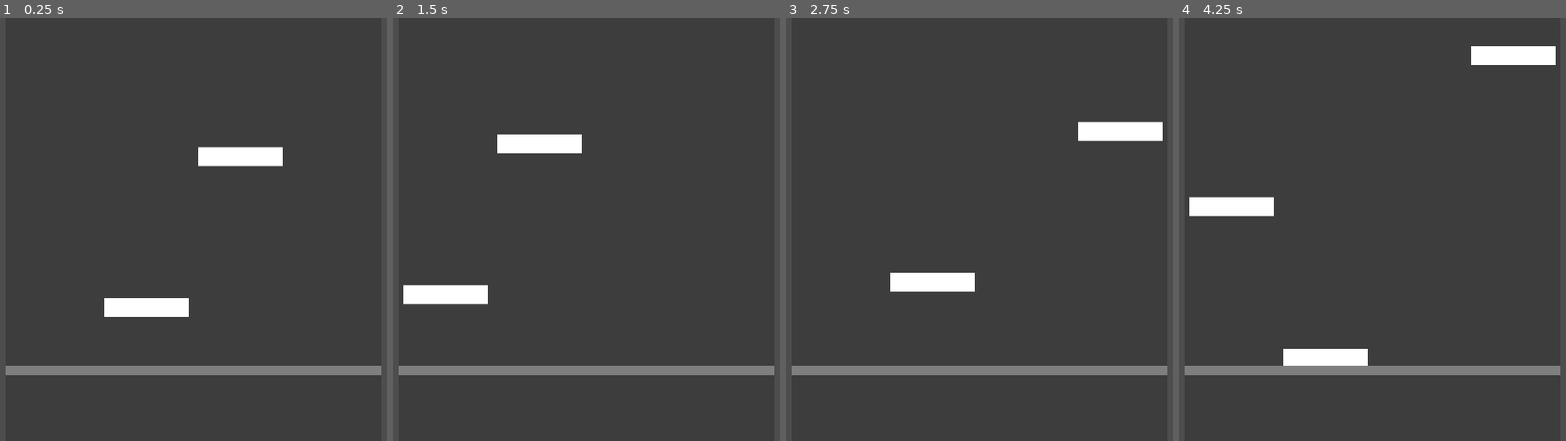
Above: before the commit, frames 1-4 (left to right).
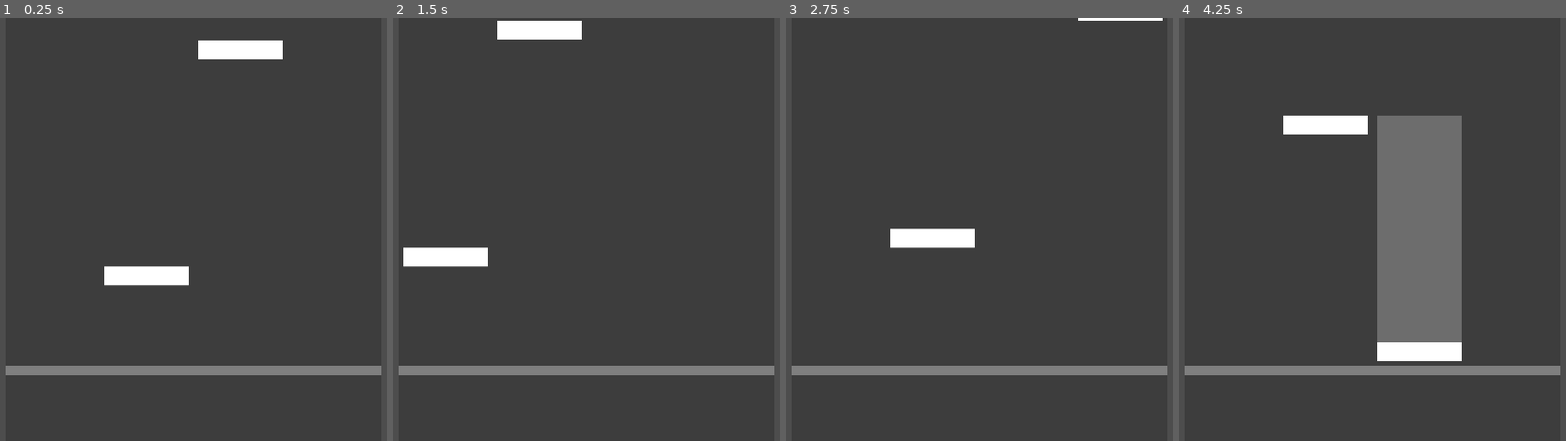
Above: after the commit, the same moments.

Repository: TurbogamesDev/covalence
Game: Godot game, scene res://Assets/Scenes/main.tscn
Same seed, same stepped clock (60 frames per second), same inputs: the game is played once before the commit and once after it.
Inputs:
- Up to frame 1 (0.25 s): no input
- Up to frame 2 (1.5 s): no input
- Up to frame 3 (2.75 s): no input
- Up to frame 4 (4.25 s): no input

The runs differ from the first frame. In frame 1, 4.0% of the frame differs, in the area x 26-74%, y 5-71%; in frame 2, 4.0%; in frame 3, 3.2%; in frame 4, 17%, in the area x 2-98%, y 6-83%.

Commit message:
Implemented hold notes

Diff:
--- a/Assets/Scenes/hold_note.tscn
+++ b/Assets/Scenes/hold_note.tscn
@@ -7,10 +7,13 @@
 tail_polygon_2d = NodePath("TailPolygon2D")
 
 [node name="HeadPolygon2D" type="Polygon2D" parent="." unique_id=877175238]
+z_index = 1
+z_as_relative = false
 polygon = PackedVector2Array(-72, -16, -72, 16, 72, 16, 72, -16)
 
 [node name="TailPolygon2D" type="Polygon2D" parent="." unique_id=471763461]
 z_index = -1
 z_as_relative = false
 color = Color(1, 1, 1, 0.33333334)
+offset = Vector2(0, -16)
 polygon = PackedVector2Array(-72, -160, -72, 0, 72, 0, 72, -160)
--- a/Assets/Scenes/note.tscn
+++ b/Assets/Scenes/note.tscn
@@ -6,4 +6,6 @@
 script = ExtResource("1_wg3dk")
 
 [node name="Polygon2D" type="Polygon2D" parent="." unique_id=1881517314]
+z_index = 1
+z_as_relative = false
 polygon = PackedVector2Array(-72, -16, -72, 16, 72, 16, 72, -16)
--- a/Assets/Scripts/chart_parser.gd
+++ b/Assets/Scripts/chart_parser.gd
@@ -15,6 +15,8 @@
 
 	var init_parsed_chart: ParsedChart = ParsedChart.new()
 
+	var i = 0
+
 	for lane_id: int in range(parsed_data["note_data"].size()):
 		var raw_lane_data = parsed_data["note_data"]["lane_%d" % lane_id]
 
@@ -30,6 +32,16 @@
 			note_data.note_type = raw_note_data["note_id"]
 			note_data.instant = raw_note_data["instant"]
 
+			print(raw_note_data)
+			print(note_data.start_time)
+			print(note_data.end_time)
+			print(note_data.instant)
+			print(note_data.note_type)
+
+
+			i += 1
+			print(i)
+
 			lane_data.notes_in_lane.append(note_data)
 
 		init_parsed_chart.lane_data_array[lane_id] = lane_data
--- a/Assets/Scripts/hold_note.gd
+++ b/Assets/Scripts/hold_note.gd
@@ -1,4 +1,4 @@
-extends Node2D
+extends Note
 class_name HoldNote
 
 @export var tail_polygon_2d: Polygon2D
@@ -18,5 +18,5 @@
 
     self.tail_polygon_2d.polygon = new_polygon
 
-func _process(_delta: float) -> void:
-    change_tail_length(ChartTimeSynchroniser.current_time * 100)
+# func _process(_delta: float) -> void:
+#     change_tail_length(ChartTimeSynchroniser.current_time * 100)
--- a/Assets/Scripts/lane.gd
+++ b/Assets/Scripts/lane.gd
@@ -3,12 +3,16 @@
 
 @export var notes_folder: Node2D
 @export var lane_id: int
-const note_scene = preload("res://Assets/Scenes/note.tscn")
+
+const NOTE_TYPE_TO_RESOURCE: Dictionary[Enums.NOTE_TYPE, Resource] = {
+    Enums.NOTE_TYPE.REGULAR_NOTE: preload("res://Assets/Scenes/note.tscn"),
+    Enums.NOTE_TYPE.HOLD_NOTE: preload("res://Assets/Scenes/hold_note.tscn")
+}
 
 var current_notes: Array[Note] = []
 
 const END_PIXEL_OFFSET = 240.0
-const PIXELS_PER_SECOND = 600.0
+const PIXELS_PER_SECOND = 900.0
 
 const BUFFER_BEFORE_DELETION_SECONDS = 0 # 0.140
 
@@ -17,25 +21,45 @@
 static func new_position_offset_for_note(target_time_seconds: float):
     return -(PIXELS_PER_SECOND * (target_time_seconds - ChartTimeSynchroniser.current_time))
 
-func spawn_note(target_time_seconds):
-    var note: Note = note_scene.instantiate()
+func spawn_note(note_data: NoteData):
+    var note: Note = NOTE_TYPE_TO_RESOURCE[note_data.note_type].instantiate()
 
-    note.position = Vector2(0, END_PIXEL_OFFSET + new_position_offset_for_note(target_time_seconds))
+    note.position = Vector2(0, END_PIXEL_OFFSET + new_position_offset_for_note(note_data.start_time))
 
     notes_folder.add_child(note)
 
     current_notes.append(note)
 
-    note.target_time_seconds = target_time_seconds
+    note.start_time = note_data.start_time
+    note.end_time = note_data.end_time
+
+    if note is HoldNote:
+        note.change_tail_length(PIXELS_PER_SECOND * (note.end_time - note.start_time))
+
+func handle_regular_note_update(note: Note):
+    note.position.y = END_PIXEL_OFFSET + new_position_offset_for_note(note.start_time)
+
+func handle_hold_note_update(hold_note: HoldNote):
+    if hold_note.start_time > ChartTimeSynchroniser.current_time:
+        hold_note.position.y = END_PIXEL_OFFSET + new_position_offset_for_note(hold_note.start_time)
+
+        return
+
+    hold_note.change_tail_length(PIXELS_PER_SECOND * (hold_note.end_time - ChartTimeSynchroniser.current_time))
+
+    hold_note.position.y = END_PIXEL_OFFSET
 
 func _process(_delta: float) -> void:
     for note: Note in current_notes:
         if not note:
             continue
 
-        note.position.y = END_PIXEL_OFFSET + new_position_offset_for_note(note.target_time_seconds)
+        if note is HoldNote:
+            handle_hold_note_update(note)
+        else:
+            handle_regular_note_update(note)
 
-        if (note.target_time_seconds + BUFFER_BEFORE_DELETION_SECONDS) < ChartTimeSynchroniser.current_time:
+        if (note.end_time + BUFFER_BEFORE_DELETION_SECONDS) < ChartTimeSynchroniser.current_time:
             note.queue_free()
 
             continue
--- a/Assets/Scripts/lane_data.gd
+++ b/Assets/Scripts/lane_data.gd
@@ -12,7 +12,7 @@
         if note_data.start_time < start_time:
             continue
 
-        if note_data.end_time >= end_time:
+        if note_data.start_time >= end_time:
             continue
 
         new_notes_in_lane.append(note_data)
--- a/Assets/Scripts/lane_handler.gd
+++ b/Assets/Scripts/lane_handler.gd
@@ -11,72 +11,68 @@
 
 var previous_current_time = 0.0
 
-func spawn_note_in_lane(lane_id: int, target_time: float) -> void:
-    var lane: Lane = lanes[lane_id]
+func spawn_note_in_lane(lane_id: int, note_data: NoteData) -> void:
+	var lane: Lane = lanes[lane_id]
 
-    lane.spawn_note(target_time)
+	lane.spawn_note(note_data)
 
 func _ready() -> void:
-    current_parsed_chart = ParsedChart.init_from_file("res://Assets/Charts/test_chart_1.json")
+	current_parsed_chart = ParsedChart.init_from_file("res://Assets/Charts/test_chart_2.json")
 
-    for lane: Lane in lanes:
-        var notes_in_lane = current_parsed_chart.get_notes_for_lane_in_timeframe(lane.lane_id, 0.0, NOTE_SPAWN_BUFFER)
+	for lane: Lane in lanes:
+		var notes_in_lane = current_parsed_chart.get_notes_for_lane_in_timeframe(lane.lane_id, 0.0, NOTE_SPAWN_BUFFER)
 
-        for note_data: NoteData in notes_in_lane:
-            var target_time = note_data.start_time
+		for note_data: NoteData in notes_in_lane:
+			spawn_note_in_lane(lane.lane_id, note_data)
 
-            spawn_note_in_lane(lane.lane_id, target_time)
+	# print(parsed_chart.chart_data)
 
-    # print(parsed_chart.chart_data)
+	# spawn_note_in_lane(0, 1.00)
+	# spawn_note_in_lane(1, 1.25)
+	# spawn_note_in_lane(2, 1.50)
+	# spawn_note_in_lane(3, 1.75)
 
-    # spawn_note_in_lane(0, 1.00)
-    # spawn_note_in_lane(1, 1.25)
-    # spawn_note_in_lane(2, 1.50)
-    # spawn_note_in_lane(3, 1.75)
+	# spawn_note_in_lane(0, 2.00)
+	# spawn_note_in_lane(1, 2.25)
+	# spawn_note_in_lane(2, 2.50)
+	# spawn_note_in_lane(3, 2.75)
 
-    # spawn_note_in_lane(0, 2.00)
-    # spawn_note_in_lane(1, 2.25)
-    # spawn_note_in_lane(2, 2.50)
-    # spawn_note_in_lane(3, 2.75)
+	# spawn_note_in_lane(0, 3.00)
+	# spawn_note_in_lane(1, 3.25)
+	# spawn_note_in_lane(2, 3.50)
+	# spawn_note_in_lane(3, 3.75)
 
-    # spawn_note_in_lane(0, 3.00)
-    # spawn_note_in_lane(1, 3.25)
-    # spawn_note_in_lane(2, 3.50)
-    # spawn_note_in_lane(3, 3.75)
+	# spawn_note_in_lane(0, 4.00)
+	# spawn_note_in_lane(1, 4.25)
+	# spawn_note_in_lane(2, 4.50)
+	# spawn_note_in_lane(3, 4.75)
 
-    # spawn_note_in_lane(0, 4.00)
-    # spawn_note_in_lane(1, 4.25)
-    # spawn_note_in_lane(2, 4.50)
-    # spawn_note_in_lane(3, 4.75)
-
-    # spawn_note_in_lane(0, 5.00)
-    # spawn_note_in_lane(1, 5.25)
-    # spawn_note_in_lane(2, 5.50)
-    # spawn_note_in_lane(3, 5.75)
+	# spawn_note_in_lane(0, 5.00)
+	# spawn_note_in_lane(1, 5.25)
+	# spawn_note_in_lane(2, 5.50)
+	# spawn_note_in_lane(3, 5.75)
 
 
 
 
-    # spawn_note(1.0 + 0.25*lane_id)
-    # spawn_note(2.0 + 0.25*lane_id)
-    # spawn_note(3.0 + 0.25*lane_id)
-    # spawn_note(4.0 + 0.25*lane_id)
-    # spawn_note(5.0 + 0.25*lane_id)
+	# spawn_note(1.0 + 0.25*lane_id)
+	# spawn_note(2.0 + 0.25*lane_id)
+	# spawn_note(3.0 + 0.25*lane_id)
+	# spawn_note(4.0 + 0.25*lane_id)
+	# spawn_note(5.0 + 0.25*lane_id)
 
 func _process(_delta: float) -> void:
-    if not current_parsed_chart:
-        return
+	if not current_parsed_chart:
+		return
 
-    for lane: Lane in lanes:
-        var notes_in_lane_during_change_in_current_time = current_parsed_chart.get_notes_for_lane_in_timeframe(
-            lane.lane_id,
-            previous_current_time + NOTE_SPAWN_BUFFER,
-            ChartTimeSynchroniser.current_time + NOTE_SPAWN_BUFFER
-        )
+	for lane: Lane in lanes:
+		var notes_in_lane_during_change_in_current_time = current_parsed_chart.get_notes_for_lane_in_timeframe(
+			lane.lane_id,
+			previous_current_time + NOTE_SPAWN_BUFFER,
+			ChartTimeSynchroniser.current_time + NOTE_SPAWN_BUFFER
+		)
 
-        for note_data: NoteData in notes_in_lane_during_change_in_current_time:
-            var target_time = note_data.start_time
+		for note_data: NoteData in notes_in_lane_during_change_in_current_time:
+			spawn_note_in_lane(lane.lane_id, note_data)
 
-            spawn_note_in_lane(lane.lane_id, target_time)
-
-    previous_current_time = ChartTimeSynchroniser.current_time
+	previous_current_time = ChartTimeSynchroniser.current_time
--- a/Assets/Scripts/note.gd
+++ b/Assets/Scripts/note.gd
@@ -1,4 +1,5 @@
 extends Node2D
 class_name Note
 
-var target_time_seconds: float
+var start_time: float
+var end_time: float
